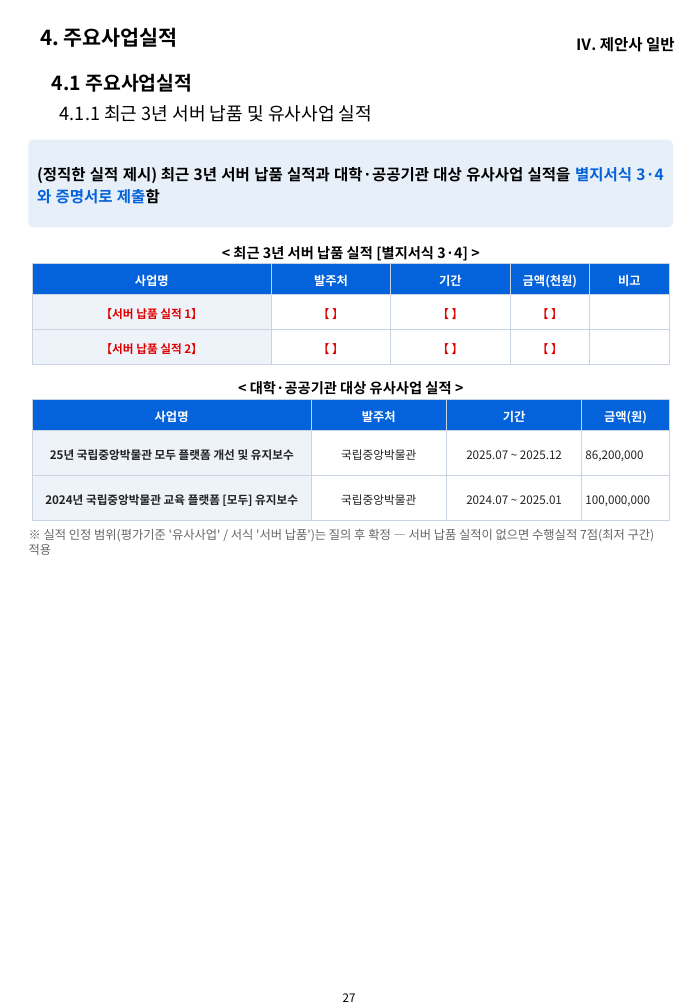
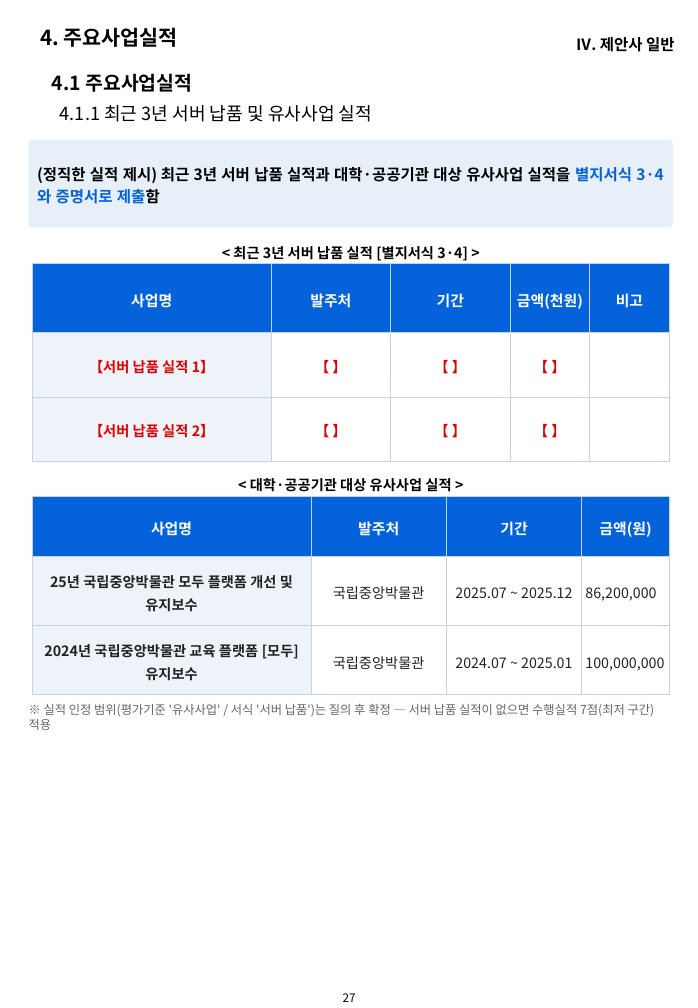
Before and after one commit to hwangsteeve-tech/hbjw, a slide deck: slide 27 of proposals/2026-10_dgu-dadam-infra/dgu_proposal.pptx. Drawn at 698x1008 pixels with LibreOffice and Linux fonts; fonts in the diff are those of the drawing; background and template pictures are left out. Boxes give left, top, right and bottom in pixels: in the first picture for what was removed or moved away, otherwise in the second. Text is boxed around its words. In the diff, an @@ line names an element or a change of style, - is before the commit and + after.

```diff
--- a/proposals/2026-10_dgu-dadam-infra/dgu_proposal.pptx
+++ b/proposals/2026-10_dgu-dadam-infra/dgu_proposal.pptx
@@ table at <box>33,263,670,461</box> @@
@@ size 9.5 to 11.5 pt in "사업명", "발주처", "기간", "금액(천원)" and 1 more places @@
@@ size 9 to 11 pt in "【서버 납품 실적 1】", "【 】", "【 】", "【 】" and 4 more places @@
@@ text "< 대학·공공기관 대상 유사사업 실적 ...": place and size @@
-text "< 대학·공공기관 대상 유사사업 실적 ..." at <box>250,381,451,395</box>
+text "< 대학·공공기관 대상 유사사업 실적 ..." at <box>250,478,451,492</box>
@@ table at <box>33,496,669,695</box> @@
@@ size 9.5 to 11.5 pt in "사업명", "발주처", "기간", "금액(원)" @@
@@ size 9 to 11 pt in "25년 국립중앙박물관 모두 플랫폼 개선 및 유지보수", "국립중앙박물관", "2025.07 ~ 2025.12", "86,200,000" and 4 more places @@
@@ table: place and size @@
-table at <box>33,399,669,520</box>
+table at <box>33,496,669,695</box>
@@ text "※ 실적 인정 범위(평가기준 '유사사업' ...": place and size @@
-text "※ 실적 인정 범위(평가기준 '유사사업' ..." at <box>29,529,655,555</box>
+text "※ 실적 인정 범위(평가기준 '유사사업' ..." at <box>29,704,655,730</box>
```
Also in this commit, not shown: 20 other slides changed, 13 other files.
